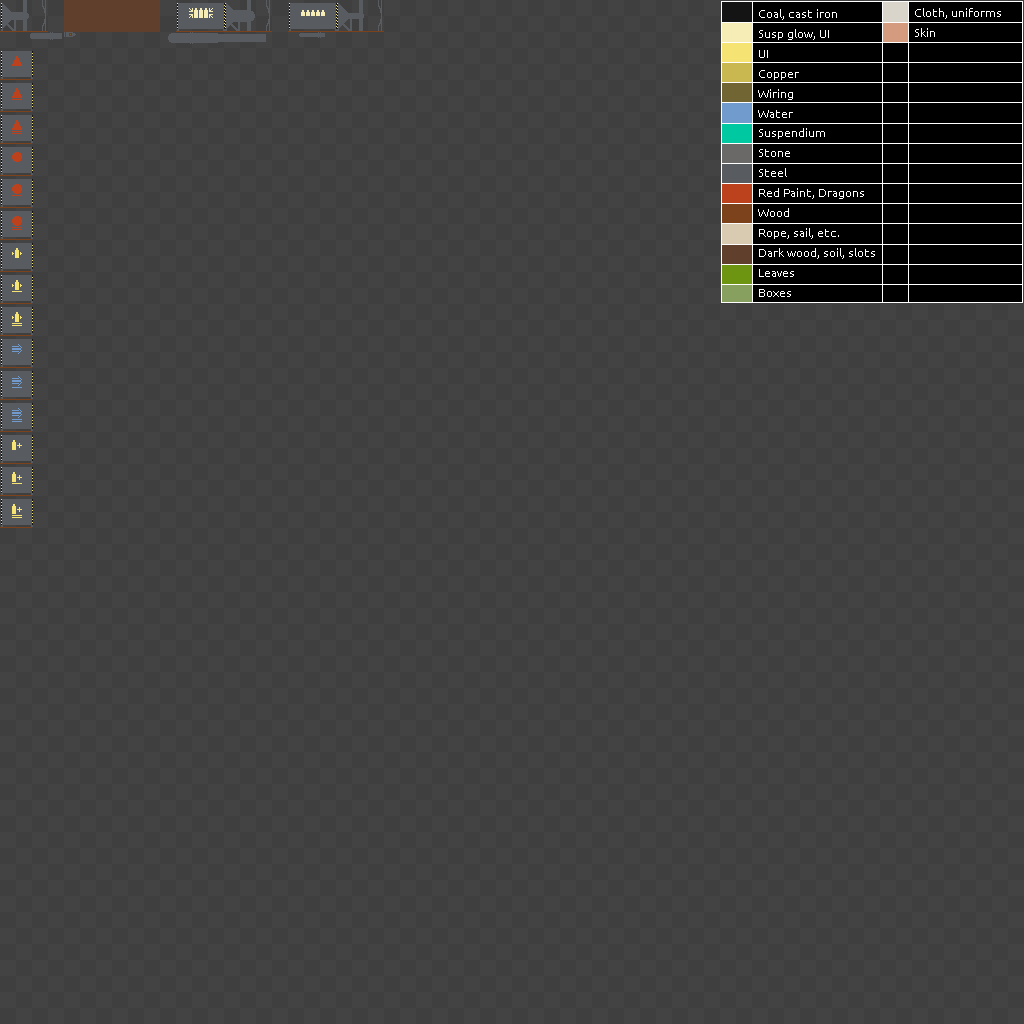
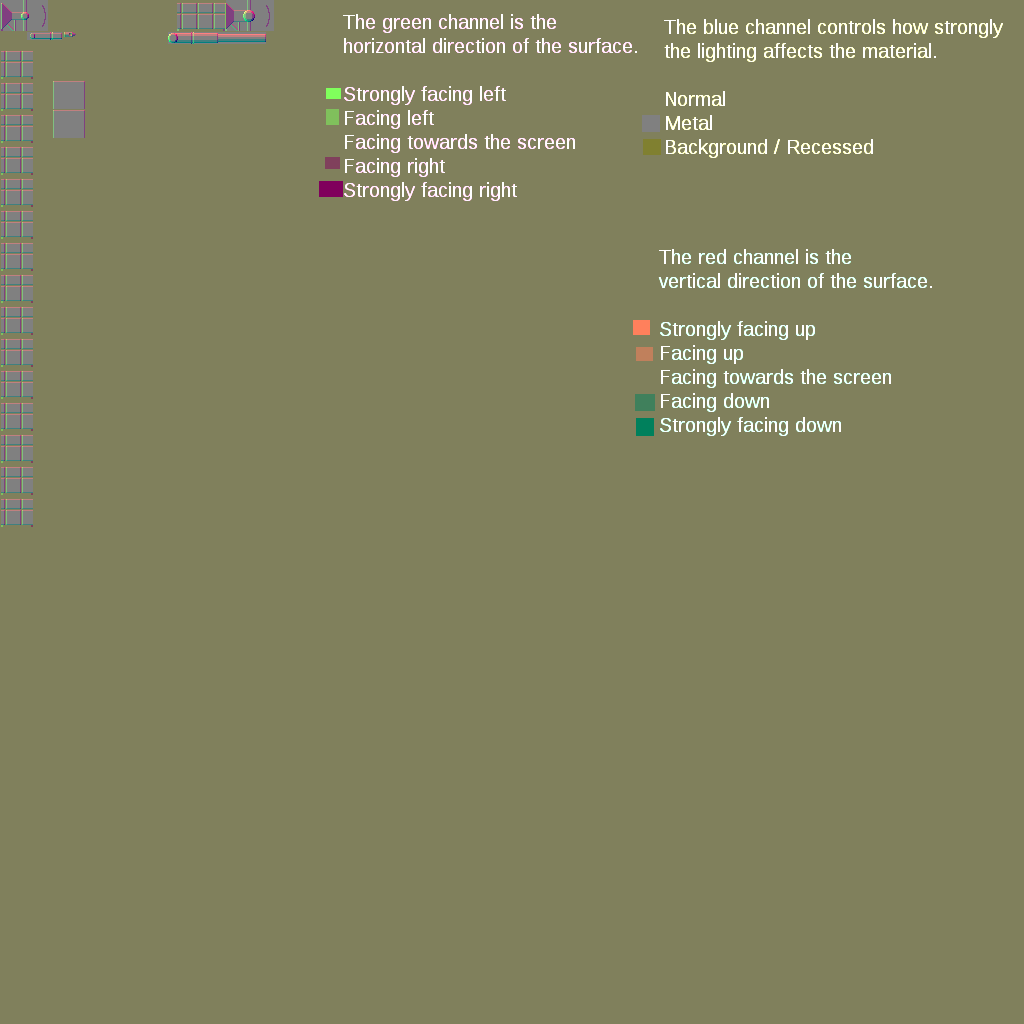
Comparing the layer stacks of the two (1024, 1024) images. Changes:
showed group "my_spritesheet_bump" (3 layers) over [0, 0, 1024, 1024]
painted on "Horizontal" over [190, 32, 194, 44]
painted on "Vertical" over [191, 32, 194, 44]
painted on "my_spritesheet" over [190, 32, 194, 44]
